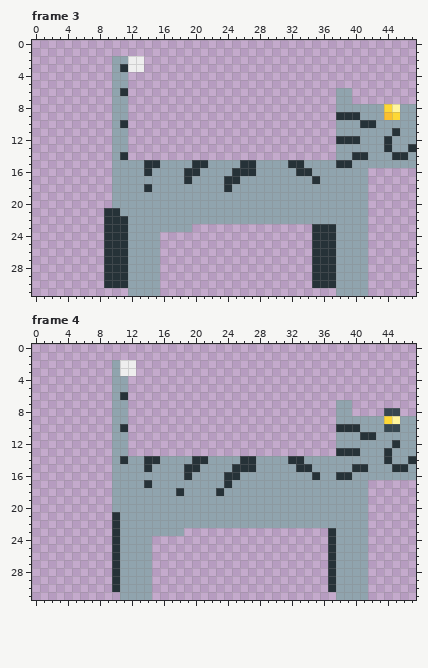
A pixel-art file gets an edit: Assets/Sprites/NewSprites/Anims/CatPH_Walk.aseprite. This is how it looked before the edit.
48x32 pixels, 6 frames. Shown: frame 3, frame 4. The commit also changed other frames, which this record leaves out.
The result:
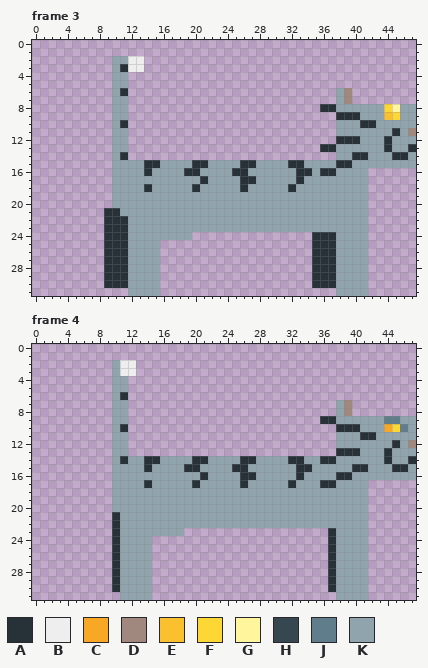
Palette (. is transparent): A #263238  B #eeeeee  C #f9a825  D #a1887f  E #fbc02d  F #fdd835  G #fff59d  H #37474f  J #607d8b  K #90a4ae
From old to new:
Frame 3:
y 6..7: x 39 K -> D
y 8: x 36..37 .. -> AA
y 11: x 47 K -> D
y 13: x 36..37 .. -> AA
y 16: x 27 A -> K; x 36..37 KK -> AA
y 17: x 19 A -> K; x 21 K -> A; x 24..27 AAKK -> KKAA; x 33 K -> A; x 35 A -> K
y 18: x 20 K -> A; x 24 A -> K; x 26 K -> A; x 32 K -> A
y 23: x 20..37 ...............AAA -> KKKKKKKKKKKKKKKKKK
y 24: x 16..19 .... -> KKKK
Frame 4:
y 7: x 39 K -> D
y 8: x 39 K -> D; x 44..45 HH -> ..
y 9: x 36..37 .. -> AA; x 44..45 FG -> JJ
y 10: x 44..46 HHK -> CFJ
y 12: x 47 K -> D
y 14: x 36..37 KK -> AA
y 15: x 27 A -> K
y 16: x 19 A -> K; x 21 K -> A; x 24..27 AAKK -> KKAA; x 33 K -> A; x 35 A -> K
y 17: x 20 K -> A; x 24 A -> K; x 26 K -> A; x 32 K -> A; x 36..37 KK -> AA
y 18: x 18 A -> K; x 23 A -> K
Pixel boxes of the changes (left, top, right, bottom) in both pictures:
changed: (320, 88, 352, 112)
changed: (408, 128, 416, 136)
changed: (160, 144, 336, 240)
changed: (176, 400, 416, 496)
